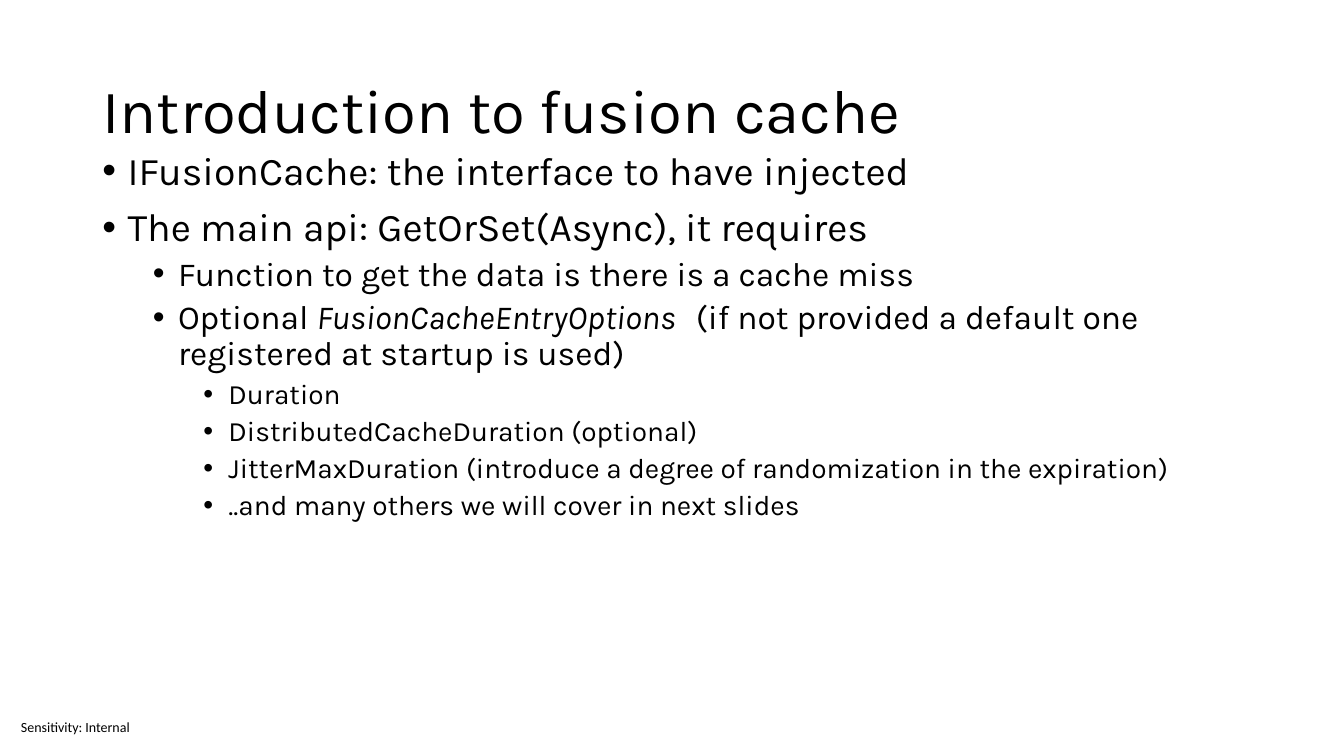
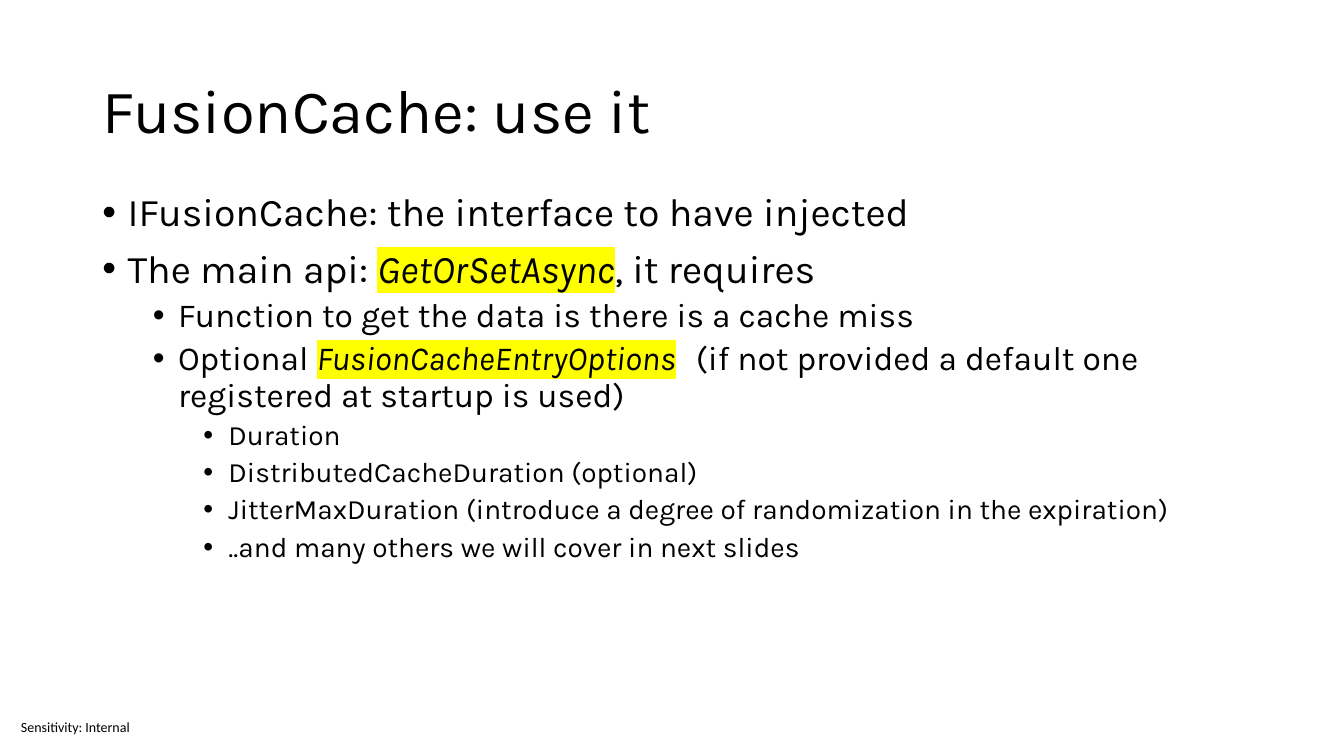
Before and after one commit to sabbadino/cache-like-a-pro-fusion-cache, a slide deck: slide 25 of cache-like-a-pro.pptx (slide 24 before the commit). Drawn at 1344x756 pixels with LibreOffice and Linux fonts; fonts in the diff are those of the drawing. Boxes give left, top, right and bottom in pixels: in the first picture for what was removed or moved away, otherwise in the second. Text is boxed around its words. In the diff, an @@ line names an element or a change of style, - is before the commit and + after.

```diff
--- a/cache-like-a-pro.pptx
+++ b/cache-like-a-pro.pptx
@@ title at (102, 90, 651, 134): text changed @@
-Introduction to fusion cache
+FusionCache: use it
@@ text "IFusionCache: the interface to have ...": place and size @@
-text "IFusionCache: the interface to have ..." at (128, 158, 1168, 522)
+text "IFusionCache: the interface to have ..." at (128, 199, 1168, 564)
@@ text at (128, 248, 815, 293): text changed @@
-• The main api: GetOrSet(Async), it requires
+• The main api: GetOrSetAsync, it requires
@@ text at (178, 346, 1139, 415): highlight none to #FFFF00 in "FusionCacheEntryOptions" @@
```
Also in this commit, not shown: 13 other slides changed, 1 slide added, 23 other files.
